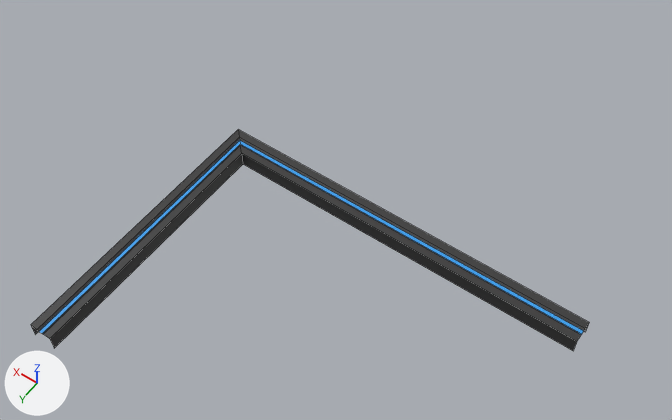
One commit to the FBX model Assets/Models/PowerCables/1100.fbx: the scene before it, then after it.
One viewpoint serves both versions: a camera (50 mm lens) standing at (-1.175, 1.493, 1.877) and looking at (-0.382, 0.383, 0.133). Every picture has the same lights, and +X, +Y and +Z are marked at lower left. Mesh edges are drawn as thin lines. Where no turn or scale is listed for an object, it has been applied to the vertices.

Before the edit, the objects in view are built like this:
```python
me_plane_115 = bpy.data.meshes.new('Plane.115')
me_plane_115.from_pydata(...)  # 24 vertices, 14 faces; spans x -1.0..0.031, y 0.255..1.0, z 0.0..0.043
# faces by material slot: [12, 2]
me_plane_115.materials.append(mat_cable)  # black #363636
me_plane_115.materials.append(mat_cablepower)  # blue #369ce9
ob_1100 = bpy.data.objects.new('1100', me_plane_115)
ob_1100.location = (0.0, 0.0, 0.0)
```
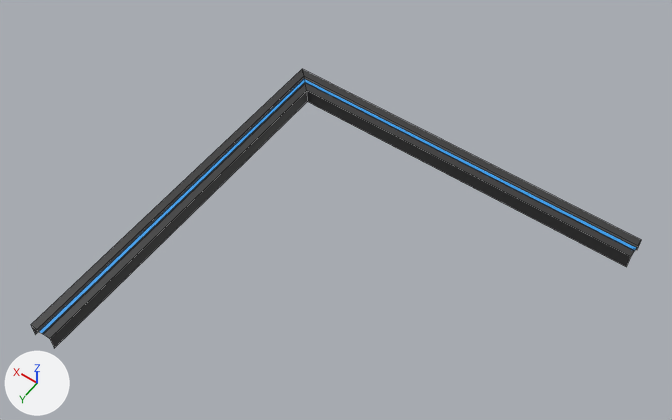
Where the change shows, as pixel boxes [x1, y1, x2, y2] in the pictures (672 x 420 px):
'1100', reshaped (9% wider, 26% taller): before [31, 129, 589, 351]; after [31, 69, 641, 348]

What changed in the scene script:
```text
Change me_plane_115:
    where me_plane_115.from_pydata(...)  # 24 vertices, 14 faces; spans x -1.0..0.031, y 0.255..1.0, z 0.0..0.043
    used by ob_1100; location = (0.0, 0.0, 0.0)
    me_plane_115 part 1: all 16 vertices in x -1.0..0.031, y 0.255..0.316, z 0.0..0.043 are moved by (0.0, -0.286, 0.0)
```
